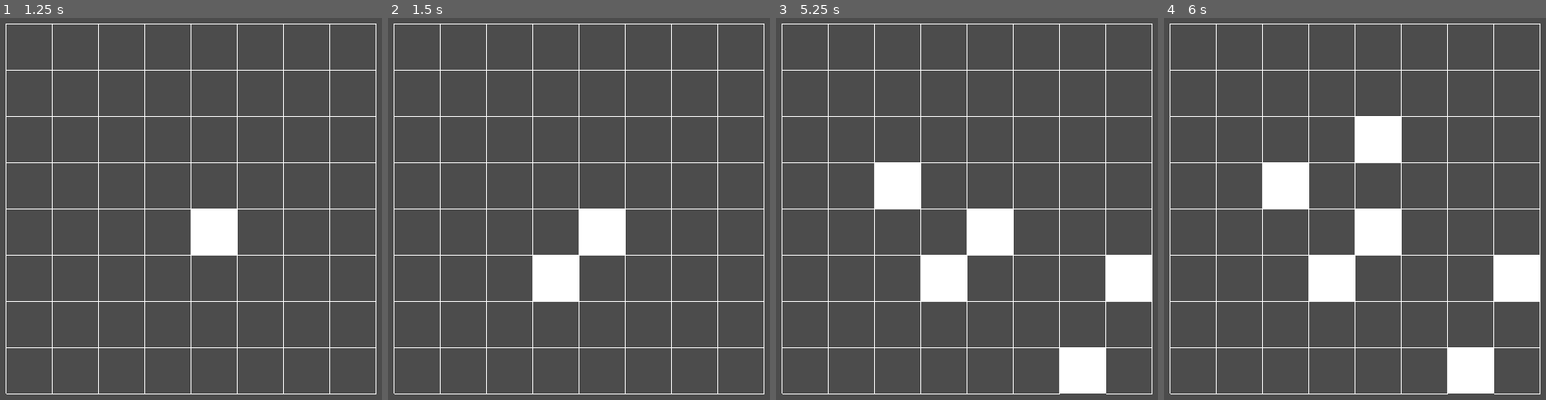
Above: before the commit, frames 1-4 (left to right).
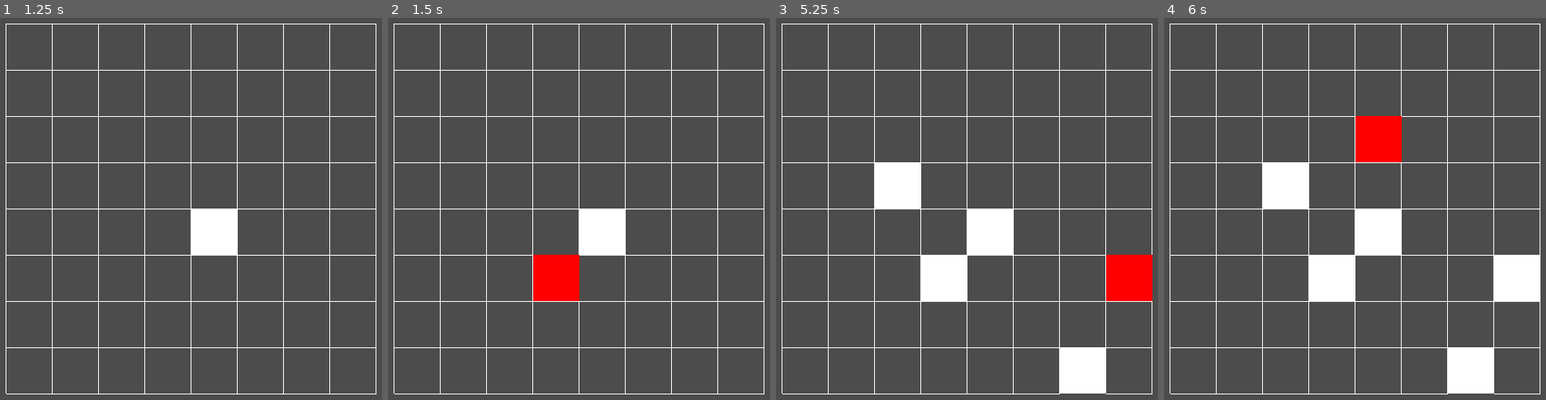
Above: after the commit, the same moments.

Repository: xphere/oh-sh-t-ludum-dare-42
Game: Godot game, scene res://scenes/grid/Grid.tscn
The game is run twice, just before and just after one commit, with the same random seed, the same clock (stepped at 60 frames per second) and the same inputs. The project has no main scene, so this scene is started directly.
Inputs (mouse positions are in pixels of both pictures, inside the frame that each line leads up to):
- Up to frame 1 (1.25 s): tap Enter at 0.5 s; move the mouse to (191, 209) at 0.52 s; click (191, 209) at 0.67 s
- Up to frame 2 (1.5 s): tap Space at 1.25 s; move the mouse to (571, 281) at 1.27 s; click (571, 281) at 1.42 s
- Up to frame 3 (5.25 s): tap Enter at 2, 3.5 s; move the mouse to (outside the picture) at 2.02 s; click (outside the picture) at 2.17 s; tap Space at 2.75, 4.25 s; move the mouse to (1070, 365) at 2.77 s; click (1070, 365) at 2.92 s; move the mouse to (outside the picture) at 3.52 s; click (outside the picture) at 3.67 s; move the mouse to (882, 170) at 4.27 s; click (882, 170) at 4.42 s; move the mouse to (1142, 254) at 5.02 s; click (1142, 254) at 5.17 s
- Up to frame 4 (6 s): move the mouse to (1381, 117) at 5.77 s; click (1381, 117) at 5.92 s

Frame 1 is identical in both runs. In frame 2, 1.5% of the frame differs, in the area x 38-51%, y 61-75%; in frame 3, 1.5%; in frame 4, 1.5%.

Commit message:
add placeholder

Diff:
--- a/scenes/grid/Grid.gd
+++ b/scenes/grid/Grid.gd
@@ -20,6 +20,23 @@
 		)
 		cells[index].toggle()
 
+	if tracking and event is InputEventMouseMotion:
+		update()
+
+
+func _draw():
+	if tracking:
+		var index = to_cell_index(
+			get_viewport().get_mouse_position()
+		)
+		draw_rect(
+			Rect2(
+				cells[index].position,
+				Vector2(CELL_WIDTH, CELL_HEIGHT)
+			),
+			Color(1, 0, 0, 1)
+		)
+
 
 func generate_cells():
 	var cell
@@ -31,6 +48,7 @@
 			cell.width = CELL_WIDTH
 			cell.height = CELL_HEIGHT
 			cell.position = Vector2(x * CELL_WIDTH, y * CELL_HEIGHT)
+			cell.show_behind_parent = true
 			cells[Vector2(x, y)] = cell
 			add_child(cell)
 
